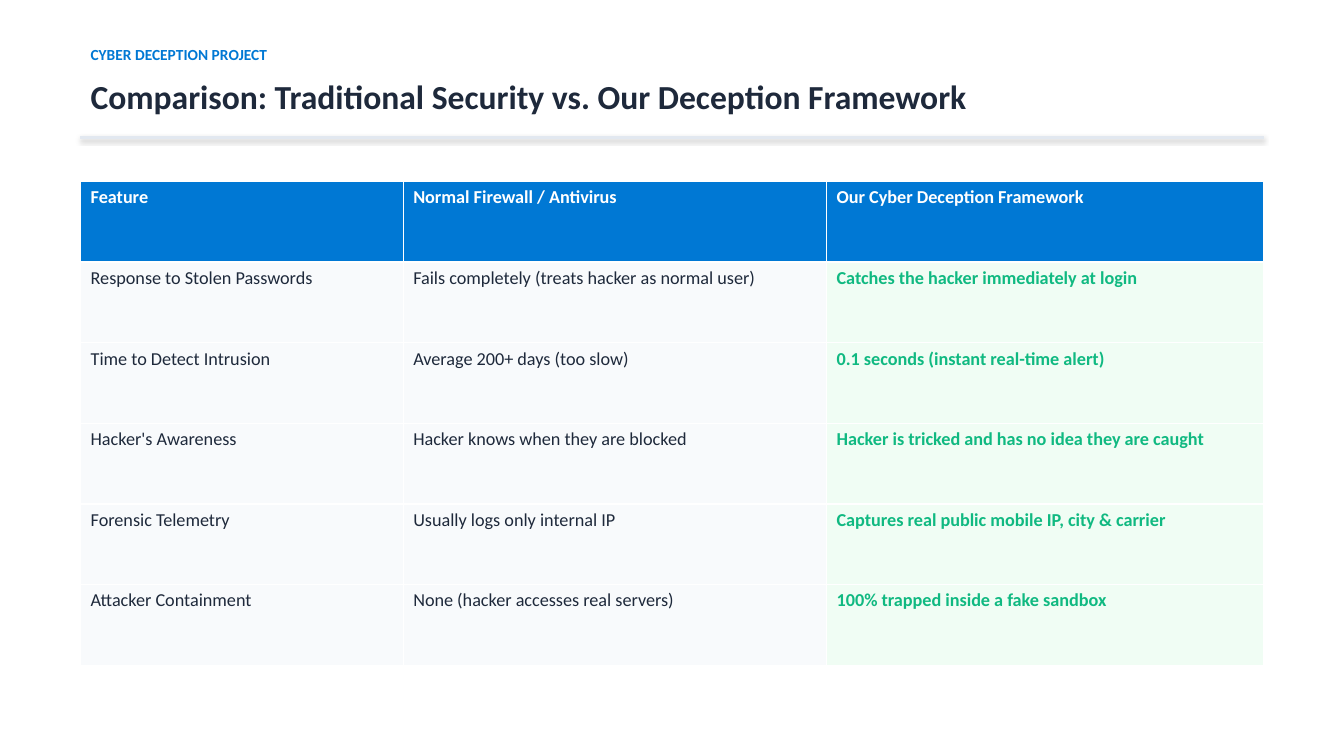
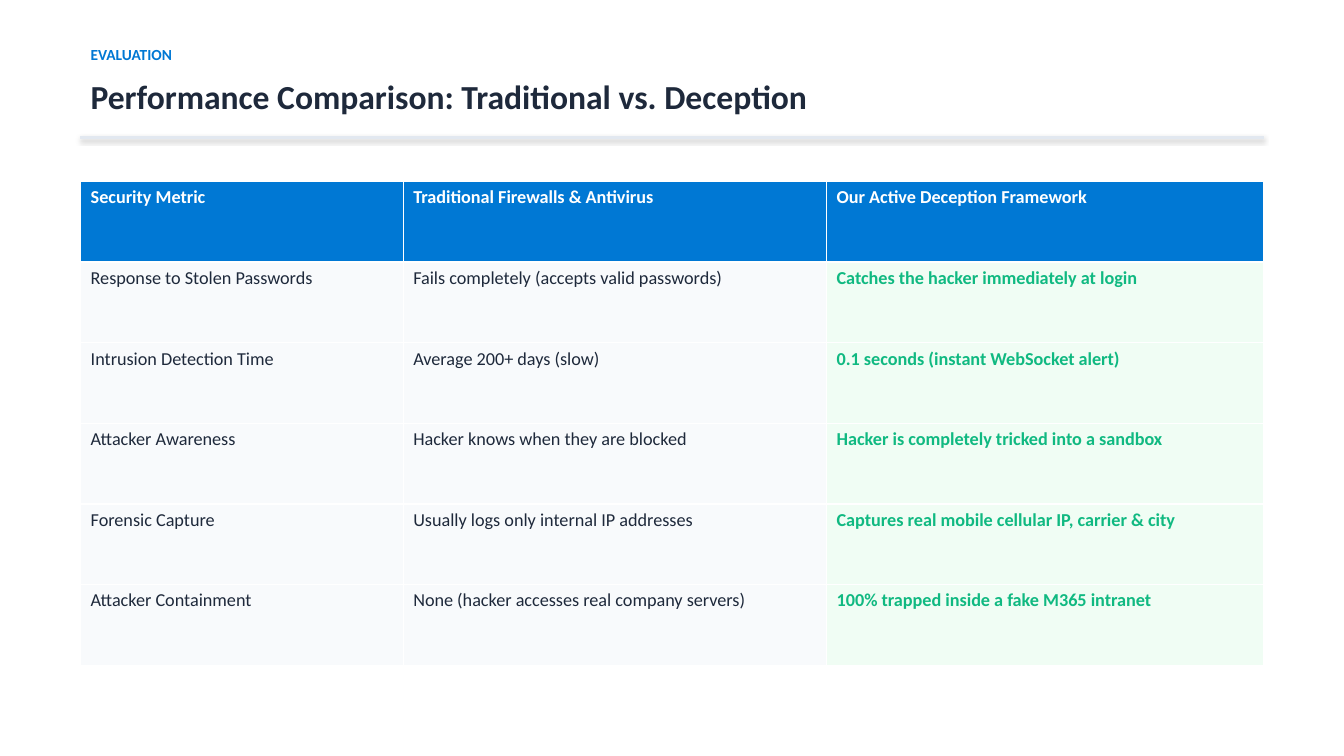
Before and after one commit to lawrencepeter07/cyber-deception-framework, a slide deck: slide 10 of Cyber_Deception_Simple_10_Slides.pptx (slide 9 before the commit). Drawn at 1344x756 pixels with LibreOffice and Linux fonts; fonts in the diff are those of the drawing. Boxes give left, top, right and bottom in pixels: in the first picture for what was removed or moved away, otherwise in the second. Text is boxed around its words. In the diff, an @@ line names an element or a change of style, - is before the commit and + after.

```diff
--- a/Cyber_Deception_Simple_10_Slides.pptx
+++ b/Cyber_Deception_Simple_10_Slides.pptx
@@ text at bbox=[91, 50, 172, 60]: text changed @@
-CYBER DECEPTION PROJECT
+EVALUATION
@@ text at bbox=[91, 85, 807, 115]: text changed @@
-Comparison: Traditional Security vs. Our Deception Framework
+Performance Comparison: Traditional vs. Deception
@@ table at bbox=[81, 181, 1263, 665] @@
-row 1: Feature | Normal Firewall / Antivirus | Our Cyber Deception Framework
+row 1: Security Metric | Traditional Firewalls & Antivirus | Our Active Deception Framework
-row 2, column 2: Fails completely (treats hacker as normal user)
+row 2, column 2: Fails completely (accepts valid passwords)
-row 3: Time to Detect Intrusion | Average 200+ days (too slow) | 0.1 seconds (instant real-time alert)
+row 3: Intrusion Detection Time | Average 200+ days (slow) | 0.1 seconds (instant WebSocket alert)
-row 4, column 1: Hacker's Awareness
+row 4, column 1: Attacker Awareness
-row 4, column 3: Hacker is tricked and has no idea they are caught
+row 4, column 3: Hacker is completely tricked into a sandbox
-row 5: Forensic Telemetry | Usually logs only internal IP | Captures real public mobile IP, city & carrier
+row 5: Forensic Capture | Usually logs only internal IP addresses | Captures real mobile cellular IP, carrier & city
-row 6, column 2: None (hacker accesses real servers)
+row 6, column 2: None (hacker accesses real company servers)
-row 6, column 3: 100% trapped inside a fake sandbox
+row 6, column 3: 100% trapped inside a fake M365 intranet
```
Also in this commit, not shown: 5 other slides changed, 5 slides added, 4 slides removed, 2 other files.
